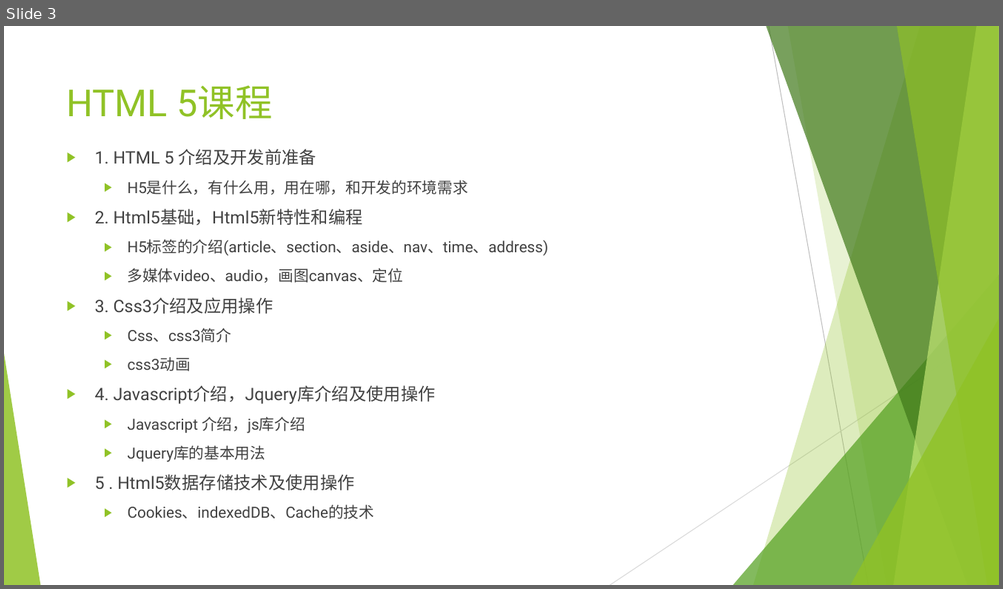
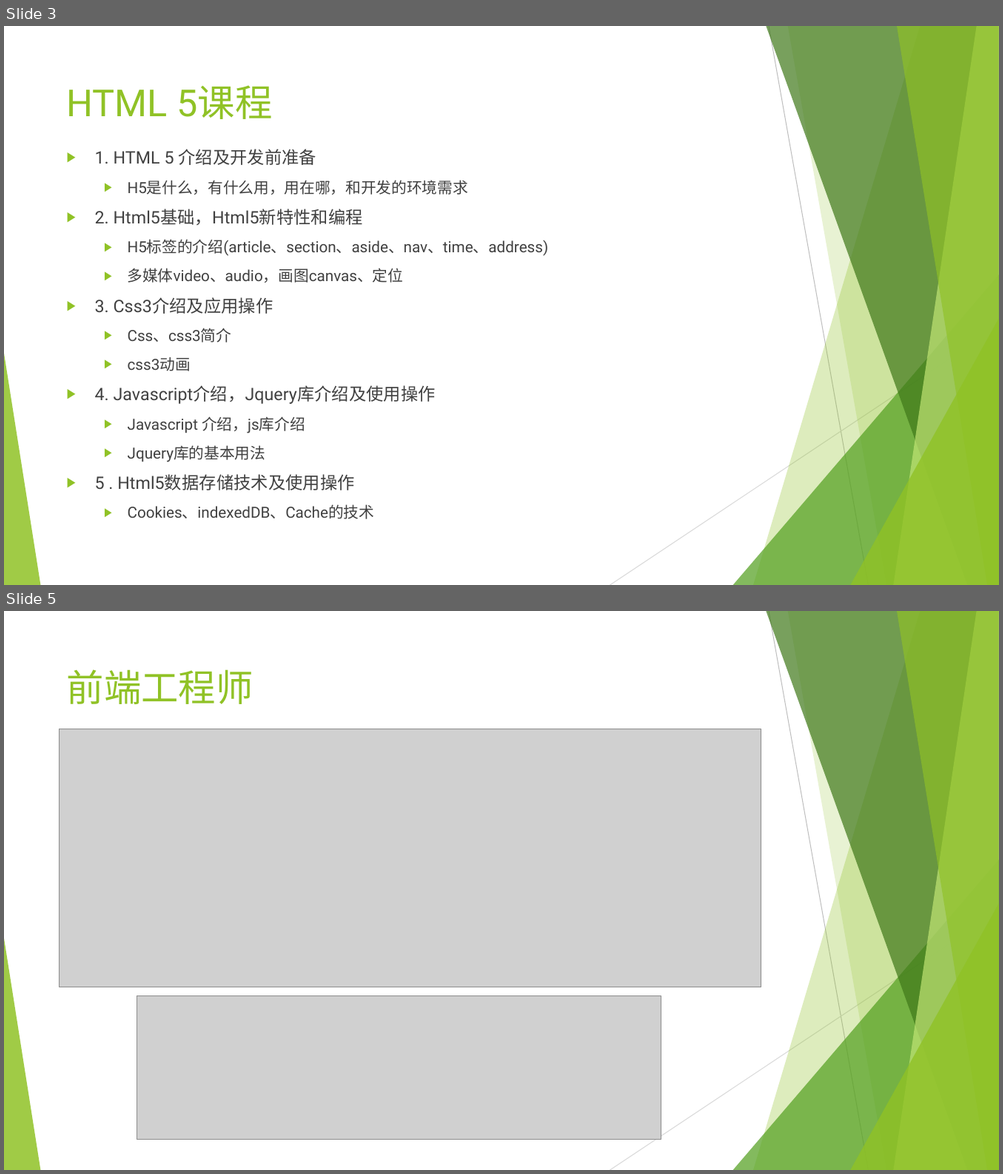
Before and after one commit to Guoye/Neusoft, a slide deck: lesson_HTML5/1.HTML5介绍及开发前准备/1.HTML5介绍及开发前准备.pptx. Shown one above the other, each under a label of ours: slide 3 before the commit, slides 3 and 5 after it; the slides between them are not shown. The pictures are 1003x589 and 1003x1174 pixels, drawn with LibreOffice and Linux fonts; fonts in the diff are those of the drawing; grey boxes stand for pictures. Boxes give left, top, right and bottom in pixels: in the first picture for what was removed or moved away, otherwise in the second. Text is boxed around its words. In the diff, an @@ line names an element or a change of style, - is before the commit and + after.

```diff
--- a/lesson_HTML5/1.HTML5介绍及开发前准备/1.HTML5介绍及开发前准备.pptx
+++ b/lesson_HTML5/1.HTML5介绍及开发前准备/1.HTML5介绍及开发前准备.pptx
@@ slide 5 added at [4, 611, 999, 1170], background #FFFFFF; not listed: 10 template elements that a slide beside it also shows @@
@@ title added at [67, 669, 253, 704], 36 pt, text #90C226 @@
+前端工程师
@@ picture added at [60, 729, 760, 987] @@
@@ picture added at [136, 997, 661, 1140] @@
```
Also in this commit, not shown: 1 slide changed, 1 other slide added, 3 other files.
